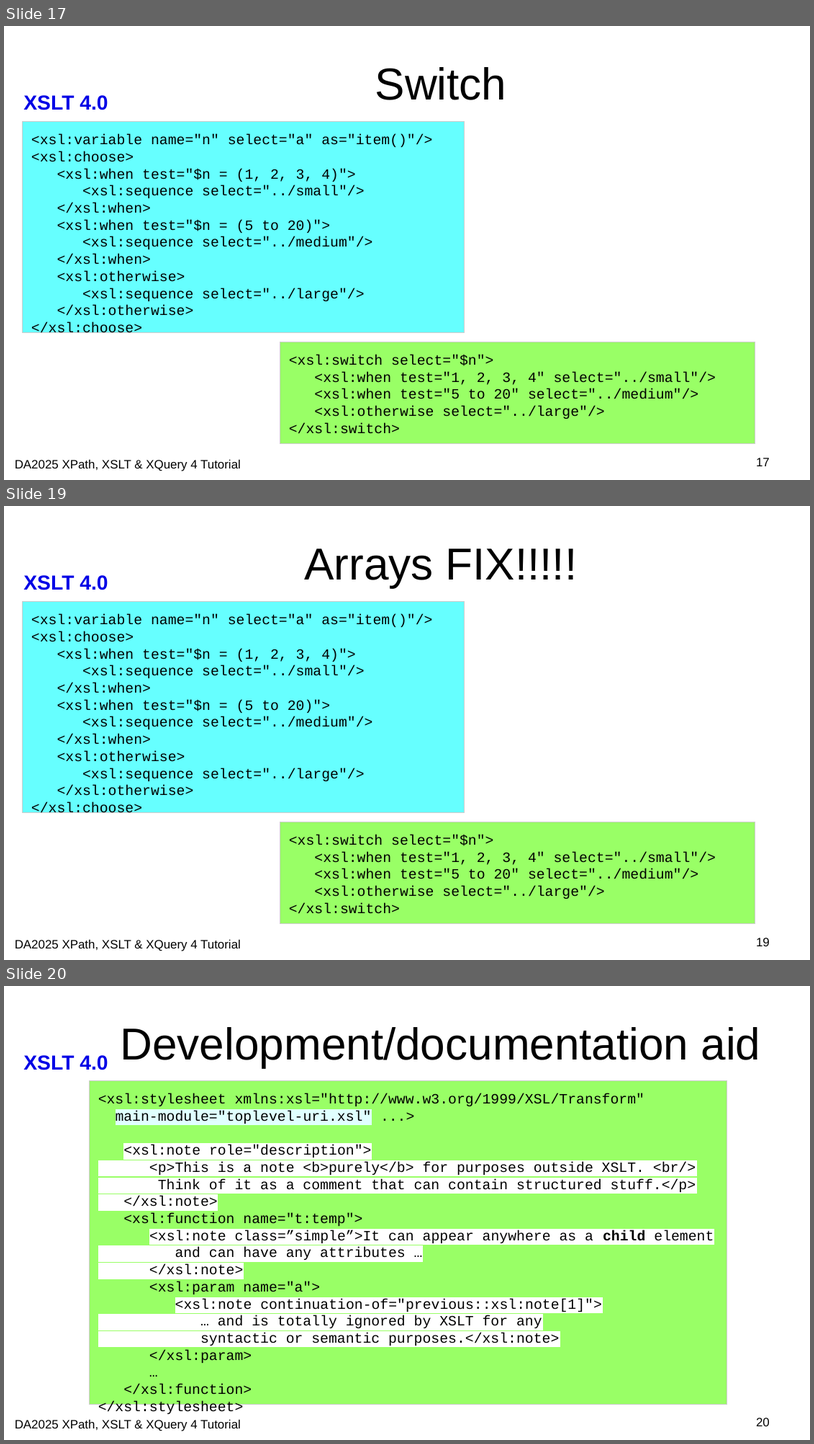
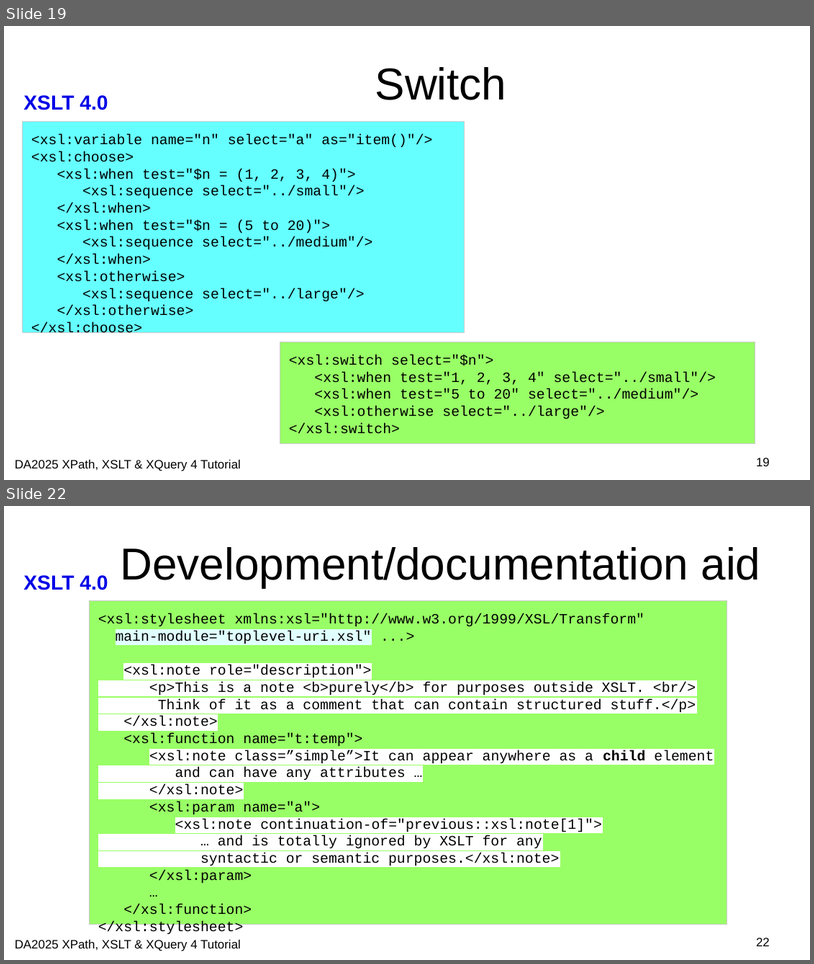
Before and after one commit to johnlumley/johnlumley.github.io, a slide deck: DA2025/slides/QT4-XSLT.odp. Shown one above the other, each under a label of ours: slides 17, 19 and 20 before the commit, slides 19 and 22 after it; the slides between them are not shown. The pictures are 814x1444 and 814x964 pixels, drawn with LibreOffice and Linux fonts; fonts in the diff are those of the drawing; background and template pictures are left out. Boxes give left, top, right and bottom in pixels: in the first picture for what was removed or moved away, otherwise in the second. Text is boxed around its words. In the diff, an @@ line names an element or a change of style, - is before the commit and + after.

Commit message:
Updated slidesets for XLST & F&O; incorporation of equivalent functions in XSLT

```diff
--- a/DA2025/slides/QT4-XSLT.odp
+++ b/DA2025/slides/QT4-XSLT.odp
@@ slide 19 removed at (4, 506, 810, 960), background #FFFFFF; not listed: 1 template element that a slide beside it also shows @@
@@ title removed at (304, 548, 577, 587) @@
-Arrays FIX!!!!!
@@ rectangle removed at (23, 602, 465, 813) @@
-<xsl:variable name="n" select="a" as="item()"/>
-<xsl:choose>
-<xsl:when test="$n = (1, 2, 3, 4)">
-<xsl:sequence select="../small"/>
-</xsl:when>
-<xsl:when test="$n = (5 to 20)">
-<xsl:sequence select="../medium"/>
-</xsl:when>
-<xsl:otherwise>
-<xsl:sequence select="../large"/>
-</xsl:otherwise>
-</xsl:choose>
@@ rectangle removed at (280, 822, 756, 924) @@
-<xsl:switch select="$n">
-<xsl:when test="1, 2, 3, 4" select="../small"/>
-<xsl:when test="5 to 20" select="../medium"/>
-<xsl:otherwise select="../large"/>
-</xsl:switch>
@@ page number removed at (756, 937, 770, 946) @@
-19
@@ text removed at (15, 939, 241, 951) @@
-DA2025 XPath, XSLT & XQuery 4 Tutorial
@@ what was slide 17 is now slide 19 @@
@@ page number at (756, 457, 770, 466): text changed @@
-17
+19
@@ what was slide 20 is now slide 22 @@
@@ page number at (756, 937, 770, 946): text changed @@
-20
+22
```
Also in this commit, not shown: 8 slides changed, 4 slides added, 20 other files.
